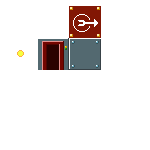
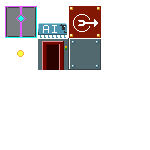
Before/after of a 150px x 150px layered artwork. What changed in the layer stack:
added layer "Moving AI" above "Block" over [38, 23, 67, 38]
added layer "Block" above "Layer 2" over [5, 6, 37, 38]
